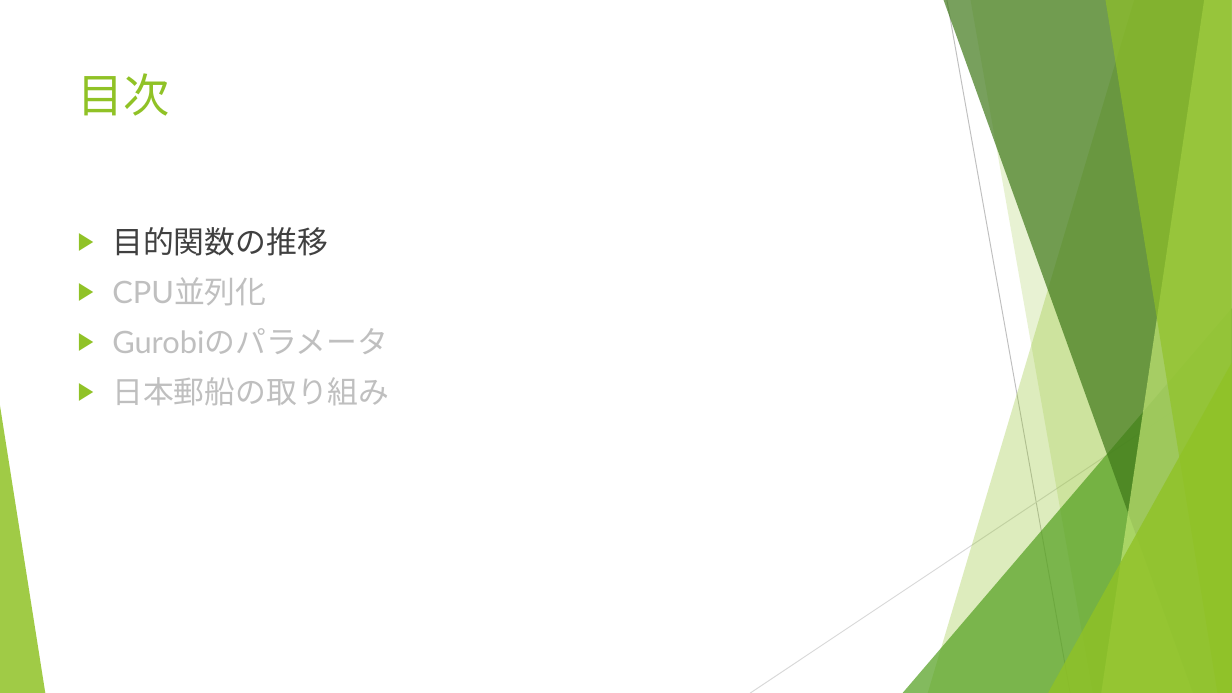
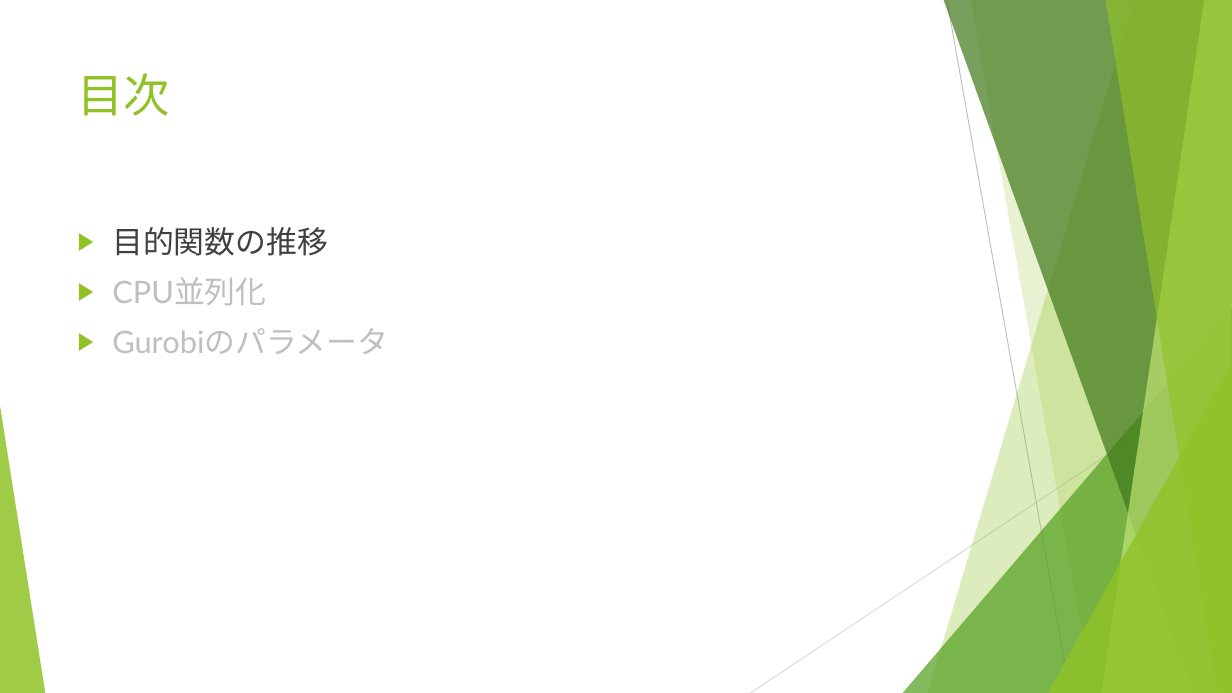
Before and after one commit to r-kurosu/kline_new, a slide deck: slide 7 of 11_30_共有資料.pptx. Drawn at 1232x693 pixels with LibreOffice and Linux fonts; fonts in the diff are those of the drawing. Boxes give left, top, right and bottom in pixels: in the first picture for what was removed or moved away, otherwise in the second. Text is boxed around its words. In the diff, an @@ line names an element or a change of style, - is before the commit and + after.

```diff
--- a/11_30_共有資料.pptx
+++ b/11_30_共有資料.pptx
@@ text at (x1=112, y1=377, x2=389, y2=405): paragraph removed @@
-▶ 日本郵船の取り組み
```
Also in this commit, not shown: 4 other slides changed, 9 slides added.
